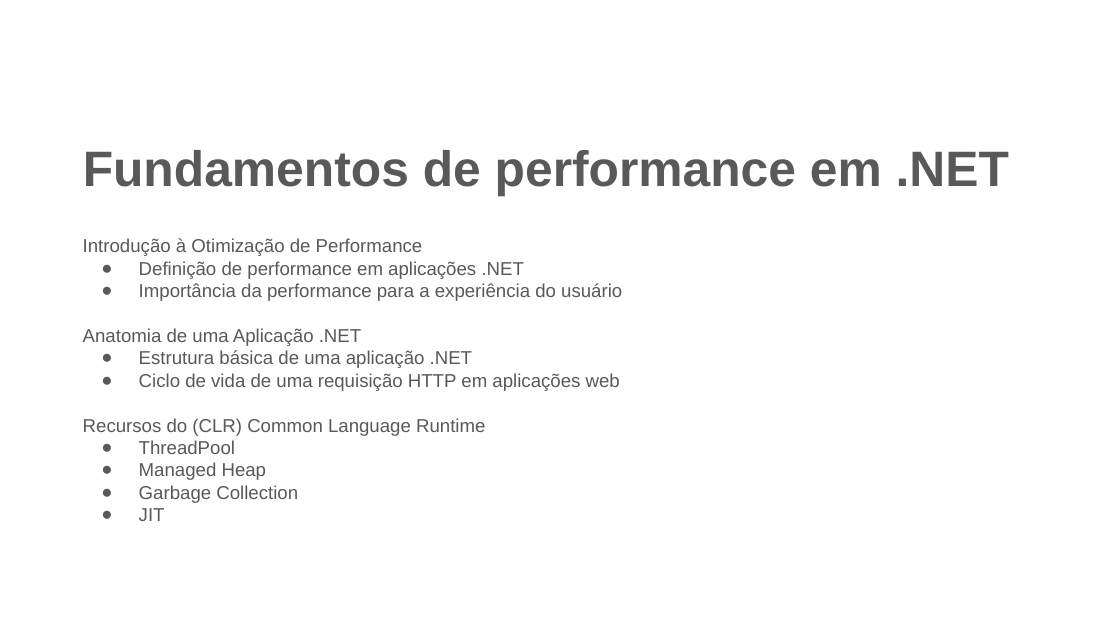
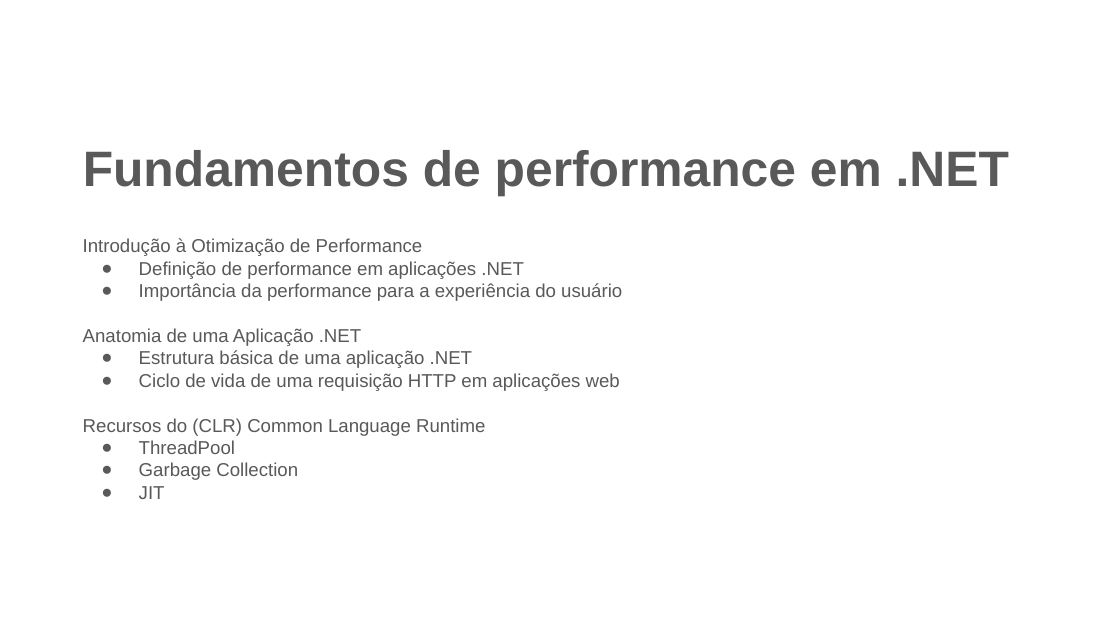
Before and after one commit to claudiogodoy99/curso-performance-dotnet, a slide deck: slide 6 of ppts/Fundamentos de Performance em .NET .pptx. Drawn at 1120x630 pixels with LibreOffice and Linux fonts; fonts in the diff are those of the drawing; background and template pictures are left out. Boxes give left, top, right and bottom in pixels: in the first picture for what was removed or moved away, otherwise in the second. Text is boxed around its words. In the diff, an @@ line names an element or a change of style, - is before the commit and + after.

```diff
--- a/ppts/Fundamentos de Performance em .NET .pptx
+++ b/ppts/Fundamentos de Performance em .NET .pptx
@@ text at [139, 462, 267, 480]: paragraph removed @@
-● Managed Heap
```
Also in this commit, not shown: 23 slides added, 3 other files.
